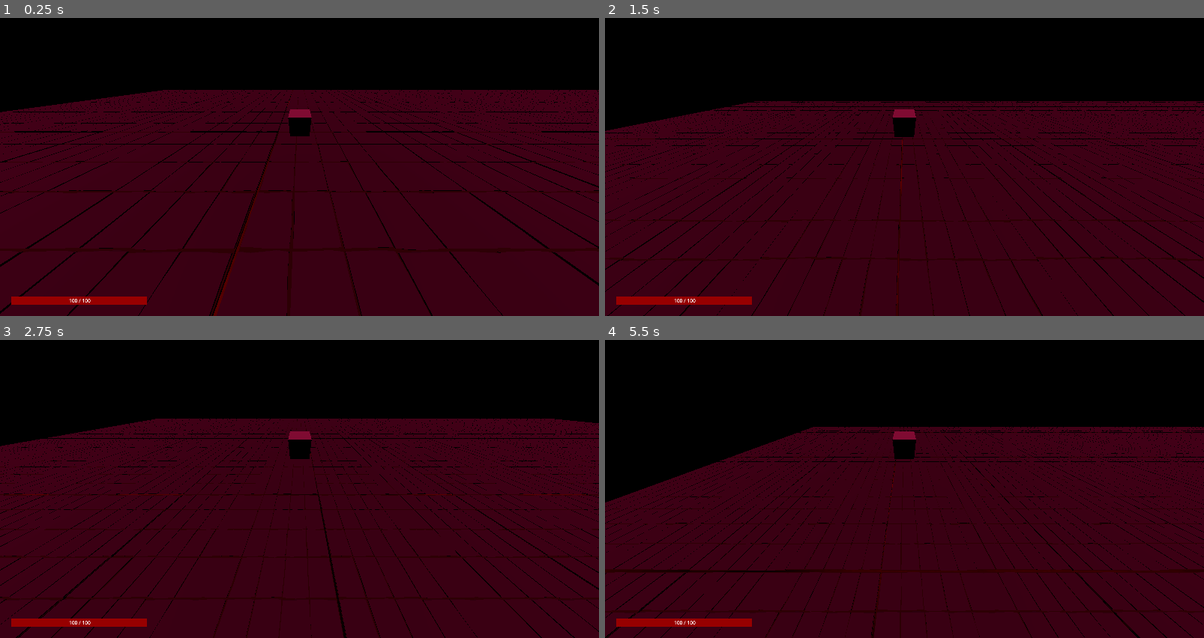
Above: before the commit, frames 1-4 (two rows, left to right).
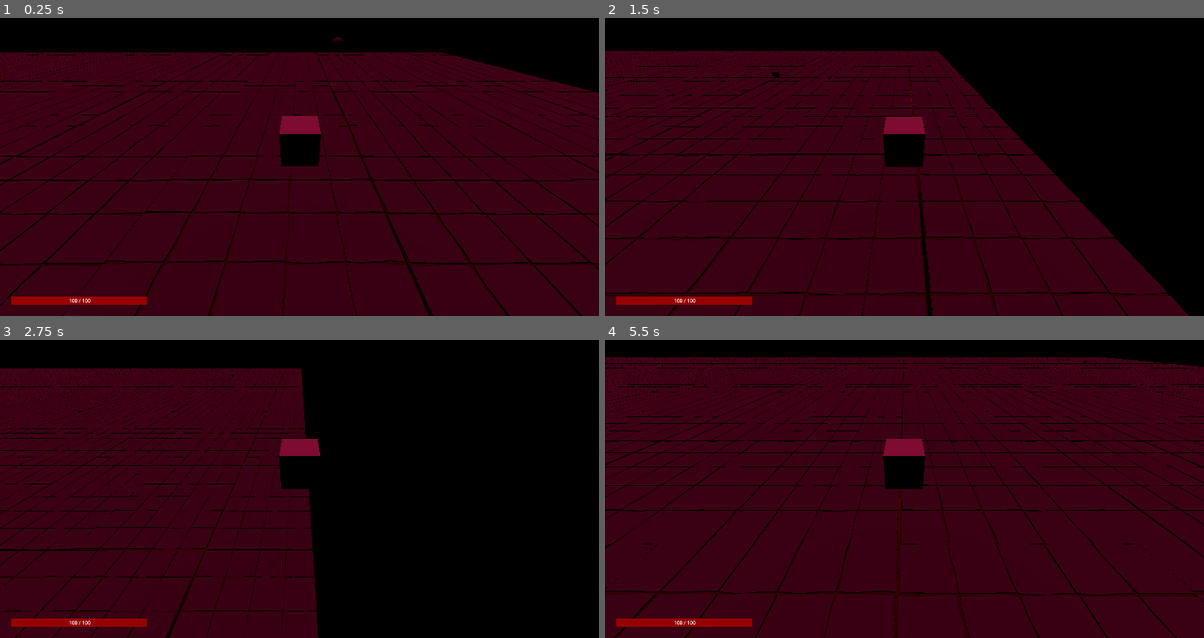
Above: after the commit, the same moments.

Repository: towameister/Game-Jam-2024
Game: Godot game, scene res://Scenes/main.tscn
The game is run twice, just before and just after one commit, with the same random seed, the same clock (stepped at 60 frames per second) and the same inputs.
Inputs:
- Up to frame 1 (0.25 s): no input
- Up to frame 2 (1.5 s): tap Enter at 0.5 s; hold D (move_right) 0.53-1.28 s; hold Space (jump) 0.53-1.28 s; hold S (move_back) from 1.28 s (still down); tap Space (jump) at 1.35 s
- Up to frame 3 (2.75 s): tap Space (jump) at 1.52, 1.82 s; release S (move_back) at 2.03 s; hold D (move_right) from 2.03 s (still down); hold Space (jump) from 2.03 s (still down)
- Up to frame 4 (5.5 s): release D (move_right) at 2.78 s; release Space (jump) at 2.78 s; hold W (move_forward) 2.78-3.53 s; tap Space (jump) at 2.85, 3.02, 3.32, 4.35, 4.52, 4.82 s; hold Space (jump) 3.53-4.28 s; hold A (move_left) 3.53-5.03 s; hold S (move_back) from 5.03 s (still down); hold Space (jump) from 5.03 s (still down)

The runs differ from the first frame. In frame 1, 18% of the frame differs, in the area x 0-100%, y 6-100%; in frame 2, 29%; in frame 3, 47%, in the area x 0-100%, y 9-100%; in frame 4, 31%.

Commit message:
Added airdashing
Movement in air gets limited - might need to fix

Diff:
--- a/Scenes/main.tscn
+++ b/Scenes/main.tscn
@@ -17,14 +17,14 @@
 directional_shadow_max_distance = 5.4
 
 [node name="Player" parent="." instance=ExtResource("1_8ce3d")]
-transform = Transform3D(1, 0, 0, 0, 1, 0, 0, 0, 1, -157.619, 0.2836, 0)
+transform = Transform3D(1, 0, 0, 0, 1, 0, 0, 0, 1, -3.619, 0.2836, 12)
 
 [node name="CameraPivot" type="Marker3D" parent="Player"]
 transform = Transform3D(1, 0, 0, 0, 0.707107, 0.707107, 0, -0.707107, 0.707107, 0, -0.2836, 0)
 
 [node name="Camera3D" type="Camera3D" parent="Player/CameraPivot"]
-transform = Transform3D(1, 0, 0, 0, 1, 0, 0, 0, 1, -0.00547791, -1.67642, 8.77239)
-fov = 131.297
+transform = Transform3D(1, 0, 0, 0, 0.979575, -0.201078, 0, 0.201078, 0.979575, -0.00547791, -1.67642, 11.6008)
+fov = 80.0
 
 [node name="Ui" parent="." instance=ExtResource("2_yn0ed")]
 
@@ -355,6 +355,7 @@
 transform = Transform3D(1, 0, 0, 0, 1, 0, 0, 0, 1, -11, 0, 8)
 
 [node name="Mob" parent="." instance=ExtResource("4_h5y7i")]
+transform = Transform3D(1, 0, 0, 0, 1, 0, 0, 0, 1, 0, 6, 0)
 
 [node name="Floors" type="Node3D" parent="."]
 
--- a/Scenes/mob.tscn
+++ b/Scenes/mob.tscn
@@ -7,6 +7,8 @@
 [sub_resource type="SphereMesh" id="SphereMesh_trg2c"]
 
 [node name="Mob" type="CharacterBody3D"]
+collision_layer = 2
+collision_mask = 7
 script = ExtResource("1_i1dbd")
 
 [node name="CollisionShape3D" type="CollisionShape3D" parent="."]
--- a/Scenes/player.gd
+++ b/Scenes/player.gd
@@ -6,9 +6,15 @@
 # Downward acceleration when in the air, in meters per second squared
 @export var fall_acceleration = 75
 
-@export var jump_impulse = 40
+@export var jump_impulse = 1.5
+
+@export var dash_impulse = 3
+
+var dashCount = 0
+var maxDashes = 3
 
 var target_velocity = Vector3.ZERO
+
 
 func _physics_process(delta):
 	var direction = Vector3.ZERO
@@ -23,14 +29,34 @@
 		direction.z -= 1
 
 	if is_on_floor() and Input.is_action_pressed("jump"):
-		target_velocity.y = jump_impulse
+		target_velocity.y = jump_impulse * speed
+
+	if not is_on_floor() and Input.is_action_just_pressed("jump") and Input.is_action_pressed("move_forward") and dashCount < maxDashes:
+		target_velocity.z = -dash_impulse * speed
+		dashCount += 1
+
+	if not is_on_floor() and Input.is_action_just_pressed("jump") and Input.is_action_pressed("move_left") and dashCount < maxDashes:
+		target_velocity.x = -dash_impulse * speed
+		dashCount += 1
+
+	if not is_on_floor() and Input.is_action_just_pressed("jump") and Input.is_action_pressed("move_back") and dashCount < maxDashes:
+		target_velocity.z = dash_impulse * speed
+		dashCount += 1
+
+	if not is_on_floor() and Input.is_action_just_pressed("jump") and Input.is_action_pressed("move_right") and dashCount < maxDashes:
+		target_velocity.x = dash_impulse * speed
+		dashCount += 1
+
+
+	if is_on_floor():
+		target_velocity.x = direction.x * speed
+		target_velocity.z = direction.z * speed
+		dashCount = 0
 
 	if direction != Vector3.ZERO:
 		direction = direction.normalized()
 		$Pivot.basis = Basis.looking_at(direction)
 
-	target_velocity.x = direction.x * speed
-	target_velocity.z = direction.z * speed
 
 	if not is_on_floor():
 		target_velocity.y = target_velocity.y - (fall_acceleration * delta)
Not shown, added: Scenes/Pla41F7.tmp
Not shown, added: Scenes/PlaC3F5.tmp
